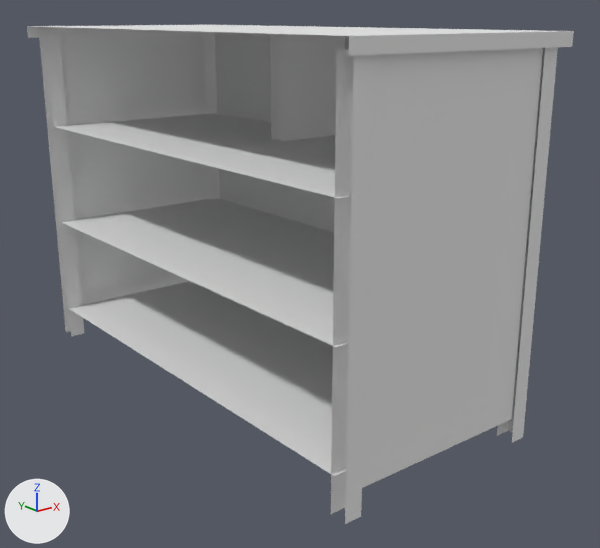
Two versions of the OBJ model Assets/Models/Corridor/mod_Kommode_Flur.obj, one commit apart.
One viewpoint serves both versions: a camera (50 mm lens) standing at (-0.66, -1.39, 0.778) and looking at (0.387, -0.082, 0.255). The lights are fixed; the arrows at lower left show +X, +Y and +Z. Where no turn or scale is listed for an object, it has been applied to the vertices.

In view in the first picture: 'mod_Kommode_Flur'.
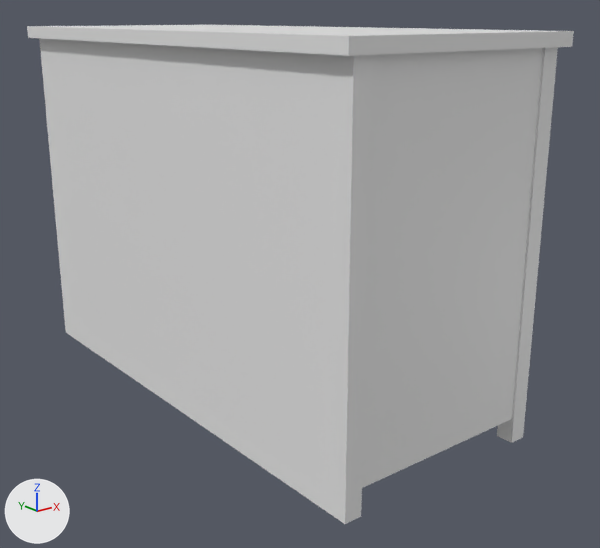
The newer file is also rescaled (x2.0), turned or shifted as a whole; pictures and numbers use the older file's frame.

Pixel boxes (x1, y1, x2, y2) of what changed, in the pictures (600 x 548 px):
part 1 of me_mod_kommode_flur, built on
    before: (45, 35, 354, 514)
    after: (27, 26, 545, 524)

What changed in the scene script:
```text
Change me_mod_kommode_flur:
    where me_mod_kommode_flur.from_pydata(...)  # 208 vertices, 119 faces; spans x 0.094..0.594, y -0.55..0.55, z 0.0..0.75
    used by ob_mod_kommode_flur; location = (0.0, 0.0, 0.0)
    verts and faces of me_mod_kommode_flur; kept vertices keep their numbers, new ones are numbered from 208
    before: 0 (0.094, -0.55, 0.725) at pixel (348, 55), 1 (0.094, -0.55, 0.75) at pixel (348, 36), 2 (0.094, 0.55, 0.725) at pixel (28, 37), 3 (0.094, 0.55, 0.75) at pixel (26, 26), 126 (0.115, -0.509, 0.074) at pixel (334, 476)
    before: 127 (0.115, 0.509, 0.074) at pixel (68, 308), 132 (0.115, -0.509, 0.295) at pixel (335, 347), 133 (0.115, 0.509, 0.295) at pixel (60, 222), 138 (0.115, -0.509, 0.525) at pixel (337, 198), 139 (0.115, 0.509, 0.525) at pixel (52, 126)
    before: 176 (0.538, -0.537, 0.0) at pixel (511, 442), 177 (0.538, -0.537, 0.731), 178 (0.538, -0.502, 0.0) at pixel (496, 435), 179 (0.538, -0.502, 0.731), 186 (0.15, -0.502, 0.0)
    before: 187 (0.15, -0.502, 0.731), 188 (0.115, -0.537, 0.0) at pixel (344, 524), 189 (0.115, -0.537, 0.731), 190 (0.115, -0.502, 0.0) at pixel (330, 514), 191 (0.115, -0.502, 0.731) at pixel (336, 49)
    before: 192 (0.538, 0.537, 0.0), 193 (0.538, 0.537, 0.731) at pixel (196, 32), 194 (0.538, 0.502, 0.0), 195 (0.538, 0.502, 0.731) at pixel (203, 32), 202 (0.15, 0.502, 0.0) at pixel (84, 333)
    before: 203 (0.15, 0.502, 0.731) at pixel (59, 35), 204 (0.115, 0.537, 0.0) at pixel (65, 332), 205 (0.115, 0.537, 0.731) at pixel (39, 35), 206 (0.115, 0.502, 0.0) at pixel (71, 336), 207 (0.115, 0.502, 0.731) at pixel (45, 35)
    remove me_mod_kommode_flur.materials.append(mat_none)  # white #e7e7e7
    me_mod_kommode_flur part 1
    add delete_faces([(186, 190, 191, 187), (202, 203, 207, 206)])
    add for i in [126, 127, 132, 133, 138, 139]: verts[i] += (0.013, 0.0, 0.0)
    add faces += [(190, 191, 207, 206), (204, 206, 207, 205), (0, 1, 3, 2), (188, 189, 191, 190), (176, 177, 179, 178), (192, 194, 195, 193)]
```
